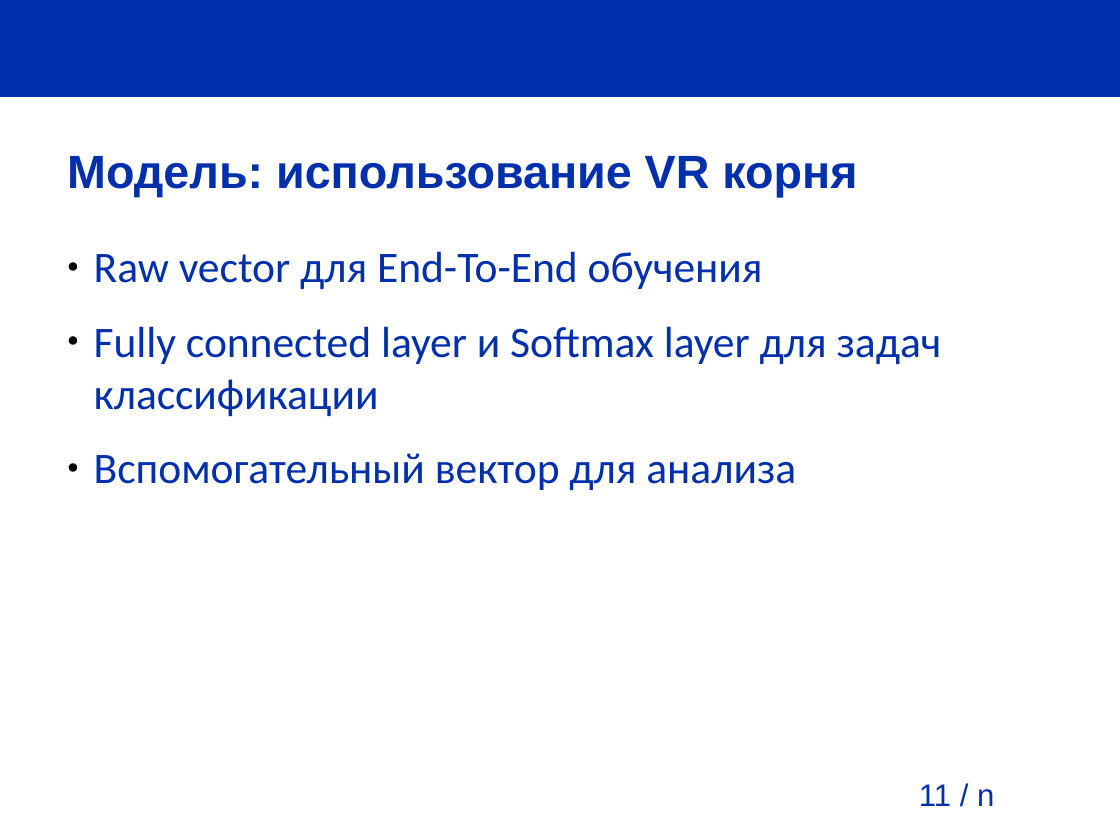
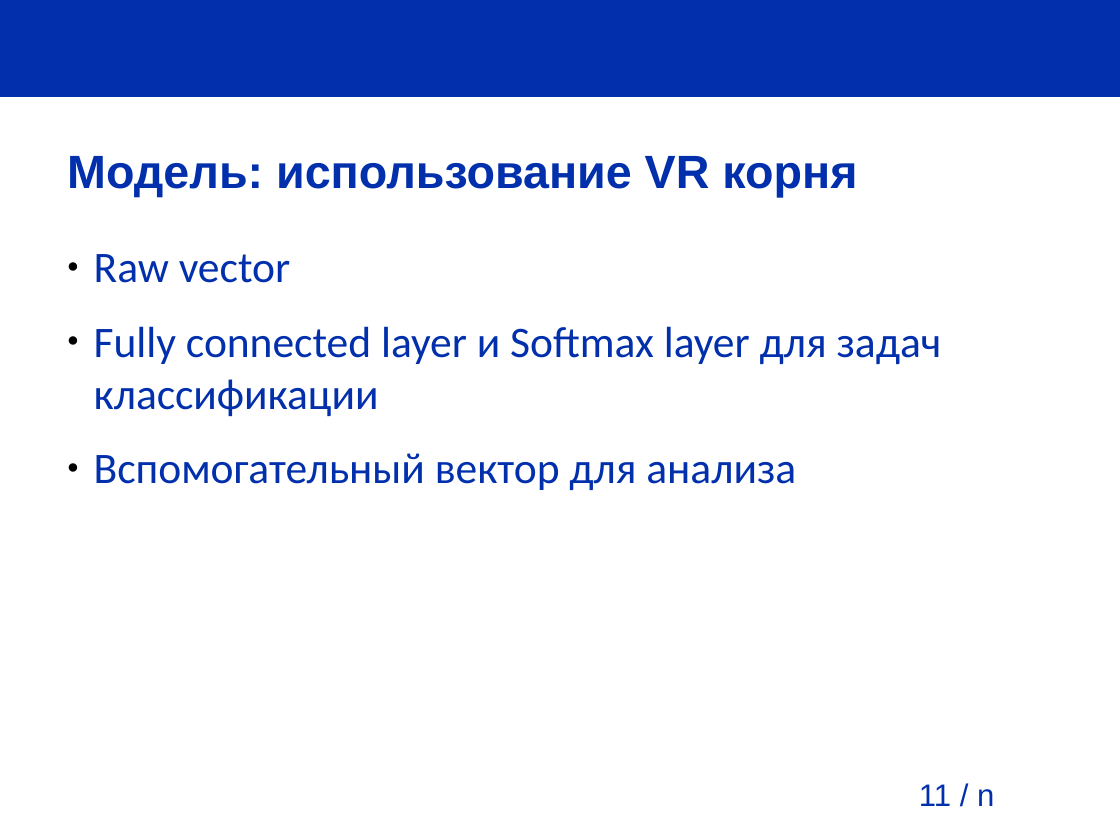
Before and after one commit to pva701/bachelor-thesis, a slide deck: slide 11 of presentation/presentation.odp. Drawn at 1120x840 pixels with LibreOffice and Linux fonts; fonts in the diff are those of the drawing; background and template pictures are left out. Boxes give left, top, right and bottom in pixels: in the first picture for what was removed or moved away, otherwise in the second. Text is boxed around its words. In the diff, an @@ line names an element or a change of style, - is before the commit and + after.

```diff
--- a/presentation/presentation.odp
+++ b/presentation/presentation.odp
@@ text at (94, 254, 290, 283): text changed @@
-● Raw vector для End-To-End обучения
+● Raw vector
```
Also in this commit, not shown: 1 slide added, 3 other files.
